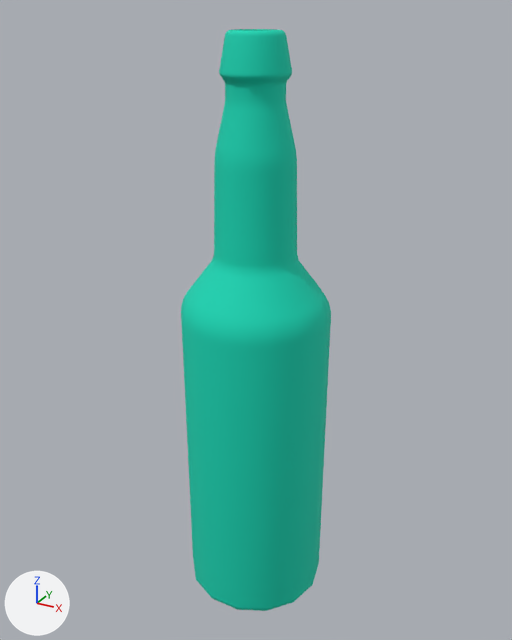
What one commit did to the FBX model Assets/Arte/FBXs/Botella.fbx.
Rendered twice from a camera (50 mm lens) standing at (-1.759, -0.56, 0.464) and looking at (-2.003, -0.116, 0.241). Lighting does not change. The marker at lower left points along +X, +Y and +Z. Where no turn or scale is listed for an object, it has been applied to the vertices.

Script lines for the objects in view, before the commit:
```python
me_mesh = bpy.data.meshes.new('Mesh')
me_mesh.from_pydata(...)  # 1794 vertices, 1806 faces; spans x -0.058..0.058, y 0.0..0.112, z 0.0..0.451
me_mesh.materials.append(mat_props1)  # cyan #00d6b4
ob_botella = bpy.data.objects.new('Botella', me_mesh)
ob_botella.location = (-2.0, -0.1779, 0.0)
```
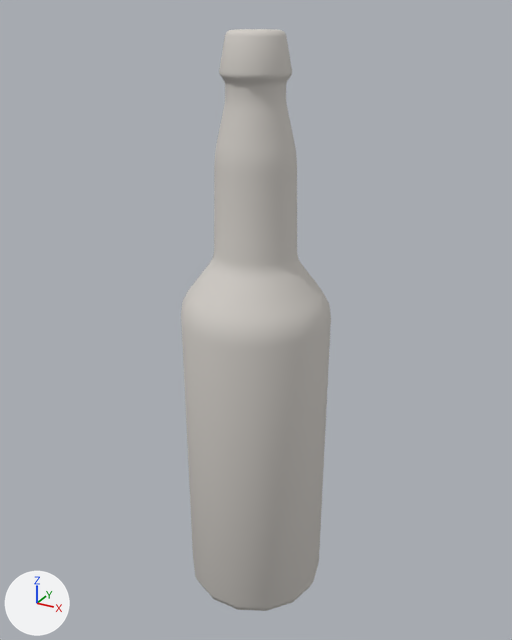
The newer file is also rescaled (x1.26), turned or shifted as a whole; pictures and numbers use the older file's frame.

Changed parts and their boxes [x1, y1, x2, y2] in the pictures (512 x 640 px):
part 1 of me_mesh, cut back
    both: [181, 29, 331, 611]
part 2 of me_mesh, recoloured (cyan to grey)
    both: [181, 77, 331, 608]

The change, as a list of edits to the scene's bpy script:
```text
Add mat_props2:
    mat_props2 = principled_material('Props2')
    mat_props2.base_color = (0.659, 0.627, 0.588)  # light grey #d4cfca
    mat_props2.roughness = 0.859
Change me_mesh:
    used by ob_botella; location = (-2.0, -0.1779, 0.0)
    remove me_mesh.from_pydata(...)  # 1794 vertices, 1806 faces; spans x -0.058..0.058, y 0.0..0.112, z 0.0..0.451
    add me_mesh.from_pydata(...)  # 338 vertices, 350 faces; spans x -0.058..0.058, y 0.0..0.112, z 0.0..0.451
    me_mesh part 1: 24 vertices moved within x -0.032..0.032, y 0.025..0.087, z 0.294..0.418; 1505 vertices removed from x -0.057..0.057, y 0.0..0.112, z 0.0..0.451; 49 vertices added at x -0.056..0.056, y 0.002..0.111, z 0.002..0.451
    me_mesh part 2: 88 faces spanning x -0.058..0.058, y 0.0..0.112, z 0.0..0.422 switch from mat_props1 (cyan #00d6b4) to mat_props2 (light grey #d4d0ca)
```
